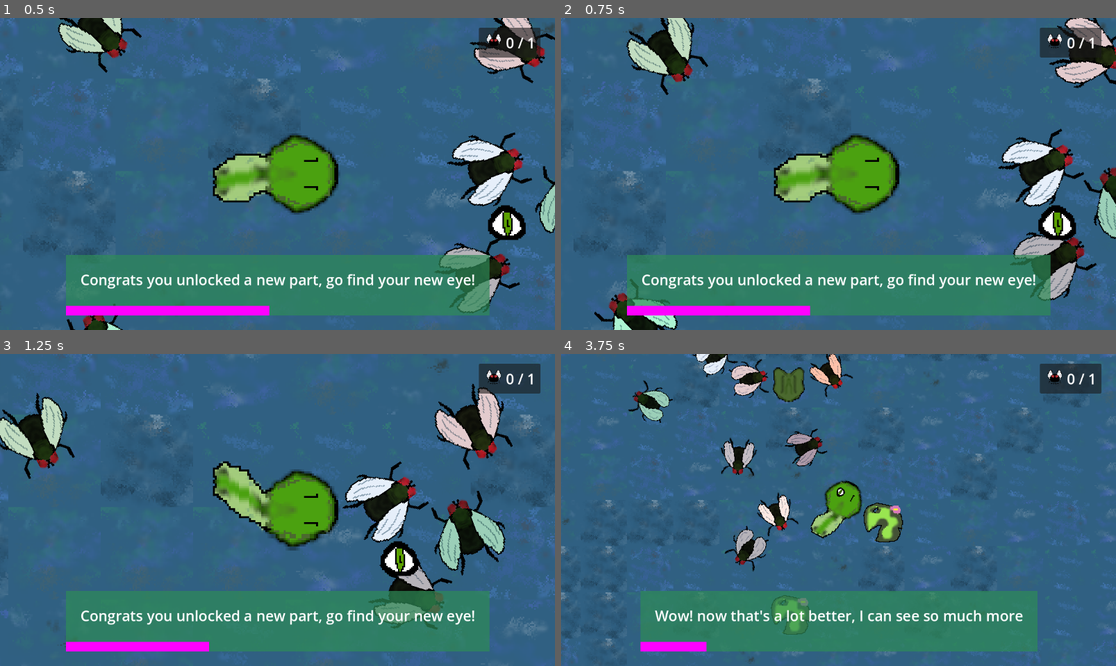
Above: before the commit, frames 1-4 (two rows, left to right).
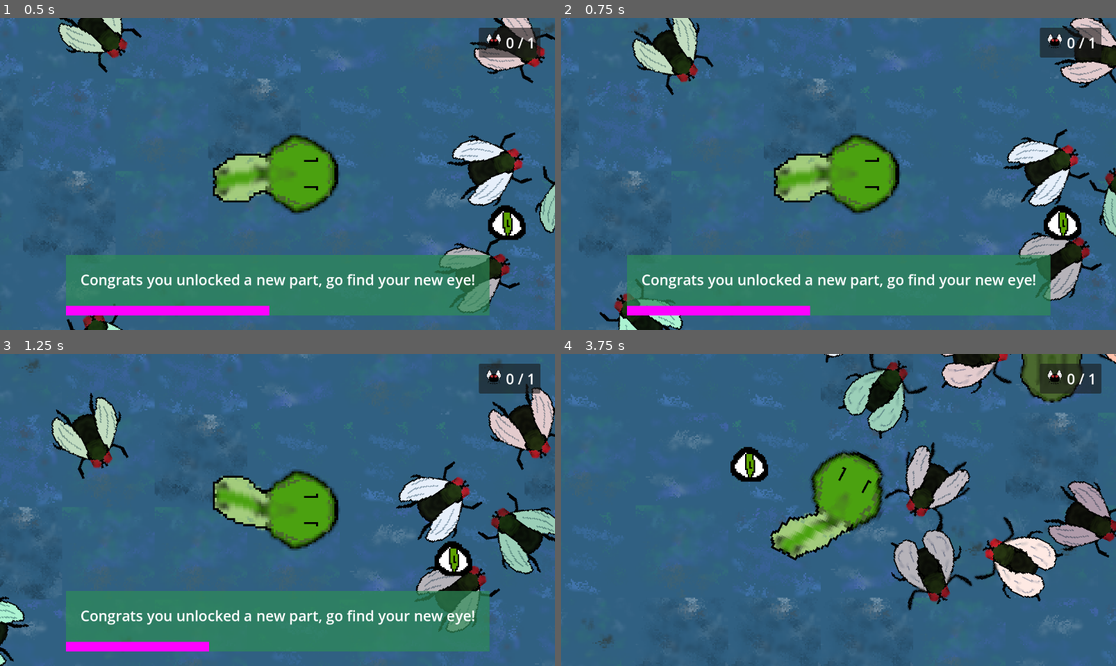
Above: after the commit, the same moments.

Repository: ibricchi/kikkerkoken
Game: Godot game, scene res://swamp.tscn
The game is run twice, just before and just after one commit, with the same random seed, the same clock (stepped at 60 frames per second) and the same inputs.
Inputs:
- Up to frame 1 (0.5 s): no input
- Up to frame 2 (0.75 s): hold D (right) from 0.53 s (still down); tap Space (space) at 0.6 s
- Up to frame 3 (1.25 s): keep holding D (right)
- Up to frame 4 (3.75 s): release D (right) at 1.28 s; hold S (down) 1.28-2.03 s; tap Space (space) every 0.75 s from 1.35 to 3.6 s; hold D (right) 2.03-2.78 s; hold W (up) 2.78-3.53 s; hold A (left) from 3.53 s (still down)

Frame 1 is identical in both runs. In frame 2, 7.0% of the frame differs, in the area x 0-100%, y 0-100%; in frame 3, 21%; in frame 4, 37%.

Commit message:
Add back legs

Diff:
--- a/scenes/player.tscn
+++ b/scenes/player.tscn
@@ -1,7 +1,8 @@
-[gd_scene load_steps=19 format=3 uid="uid://0nit1ug74kh2"]
+[gd_scene load_steps=20 format=3 uid="uid://0nit1ug74kh2"]
 
 [ext_resource type="Script" path="res://scripts/player.gd" id="1_1ddw4"]
 [ext_resource type="Texture2D" uid="uid://cyxpduslhf4um" path="res://assets/tadpole1anim.png" id="2_43ugr"]
+[ext_resource type="Texture2D" uid="uid://dluklpvvq3w6j" path="res://assets/back_leg.png" id="2_pbpqc"]
 [ext_resource type="Texture2D" uid="uid://7i1xr0qp58sv" path="res://assets/eye.png" id="3_ddld6"]
 [ext_resource type="Texture2D" uid="uid://bawn3v83hrcji" path="res://assets/tounge.png" id="4_mcw0j"]
 [ext_resource type="Script" path="res://scripts/tounge.gd" id="4_oxcsk"]
@@ -122,6 +123,18 @@
 motion_mode = 1
 script = ExtResource("1_1ddw4")
 
+[node name="left_back_leg" type="Sprite2D" parent="."]
+visible = false
+position = Vector2(-27.96, -9.345)
+rotation = 2.03854
+texture = ExtResource("2_pbpqc")
+
+[node name="right_back_leg" type="Sprite2D" parent="."]
+visible = false
+position = Vector2(-27.96, 9.345)
+rotation = 1.14668
+texture = ExtResource("2_pbpqc")
+
 [node name="camera" type="Camera2D" parent="."]
 
 [node name="AnimatedSprite2D" type="AnimatedSprite2D" parent="."]
--- a/scripts/body_part.gd
+++ b/scripts/body_part.gd
@@ -4,6 +4,8 @@
 enum PartType {
 	EYE,
 	TOUNGE,
+	BACK_LEG,
+	FRONT_LEG,
 }
 
 @export var part_name: String
@@ -15,6 +17,7 @@
 		$Sprite2D.texture = img
 
 @export var zoom_multiplier: int = 1
+@export var speed_modifier: int = 0
 
 func is_on_screen() -> bool:
 	return $VisibleOnScreenNotifier2D.is_on_screen()
@@ -49,3 +52,11 @@
 	part.part_type = PartType.TOUNGE
 	part.part_img = preload("res://assets/tounge.png")
 	return part
+
+static func create_back_leg() -> BodyPart:
+	var part: BodyPart = bp_scene.instantiate()
+	part.part_name = "back_leg"
+	part.part_type = PartType.BACK_LEG
+	part.part_img = preload("res://assets/back_leg.png")
+	part.speed_modifier = 100
+	return part
--- a/scripts/player.gd
+++ b/scripts/player.gd
@@ -2,7 +2,7 @@
 class_name Player
 
 # Controls
-@export var max_speed: int = 400
+@export var max_speed: int = 200
 @export var acceleartion: float = 0.9
 @export var deceleration: float = 1.2
 @export var push_force: float = 20000
@@ -15,6 +15,8 @@
 @onready var tounge: Tounge = $tounge
 @onready var left_eye = $left_eye
 @onready var right_eye = $right_eye
+@onready var left_back_leg = $left_back_leg
+@onready var right_back_leg = $right_back_leg
 
 # Internal info
 var zoom: Vector2:
@@ -80,10 +82,16 @@
 			zoom_tween.exit()
 		zoom_tween = create_tween()
 		zoom_tween.tween_property(self, "zoom", zoom / obj.zoom_multiplier, zoom_time)
-		if !left_eye.visible:
+		if not left_eye.visible:
 			left_eye.visible = true
 		else:
 			right_eye.visible = true
 	elif obj.part_type == BodyPart.PartType.TOUNGE:
 		tounge_enabled = true
 		tounge.visible = true
+	elif obj.part_type == BodyPart.PartType.BACK_LEG:
+		max_speed += obj.speed_modifier
+		if not left_back_leg.visible:
+			left_back_leg.visible = true
+		elif not right_back_leg.visible:
+			right_back_leg.visible = true
--- a/scripts/swamp.gd
+++ b/scripts/swamp.gd
@@ -26,10 +26,12 @@
 		points_changed.emit(points, points_to_next_part)
 var in_order_parts: Array[Callable] = [
 	BodyPart.create_eye,
+	BodyPart.create_tounge,
 ]
 var body_parts: Array[Callable] = [
 	BodyPart.create_eye,
-	BodyPart.create_tounge,
+	BodyPart.create_back_leg,
+	BodyPart.create_back_leg,
 ]
 var body_part_available: bool = false:
 	set(v):
@@ -37,6 +39,7 @@
 		check_points_for_parts()
 var target_body_part: BodyPart
 var seen_first_eye: bool = false
+var seen_first_back_leg: bool = false
 
 func spawn_fly():
 	var fly: Fly = preload("res://scenes/fly.tscn").instantiate()
@@ -73,6 +76,8 @@
 		seen_first_eye = true
 	if type == BodyPart.PartType.TOUNGE:
 		ui.notify("Press space to use your new sticky tounge!")
+	if type == BodyPart.PartType.BACK_LEG:
+		ui.notify("I'm a speed machine!")
 
 func check_points_for_parts():
 	if not body_part_available and points >= points_to_next_part:
--- a/swamp.tscn
+++ b/swamp.tscn
@@ -9,6 +9,7 @@
 [ext_resource type="Script" path="res://scripts/swamp_ui.gd" id="7_iuih5"]
 [ext_resource type="Texture2D" uid="uid://d35mkbtbxmmbw" path="res://assets/fly.png" id="7_xi4gg"]
 [ext_resource type="Texture2D" uid="uid://c5s8tx8jlijhp" path="res://assets/pointer.png" id="9_7mxp7"]
+[ext_resource type="Texture2D" uid="uid://bawn3v83hrcji" path="res://assets/tounge.png" id="9_sxbhs"]
 
 [sub_resource type="TileSetAtlasSource" id="TileSetAtlasSource_dk05l"]
 texture = ExtResource("4_ac3gr")
@@ -114,7 +115,7 @@
 [node name="tounge_img" type="TextureRect" parent="UI/MarginContainer/PanelContainer/MarginContainer/GridContainer"]
 visible = false
 layout_mode = 2
-texture = ExtResource("7_xi4gg")
+texture = ExtResource("9_sxbhs")
 expand_mode = 3
 stretch_mode = 5
 
Binary file added: assets/back_leg.png
Not shown, added: assets/back_leg.png.import
Not shown: 1 places in swamp.tscn that only renumber resources
